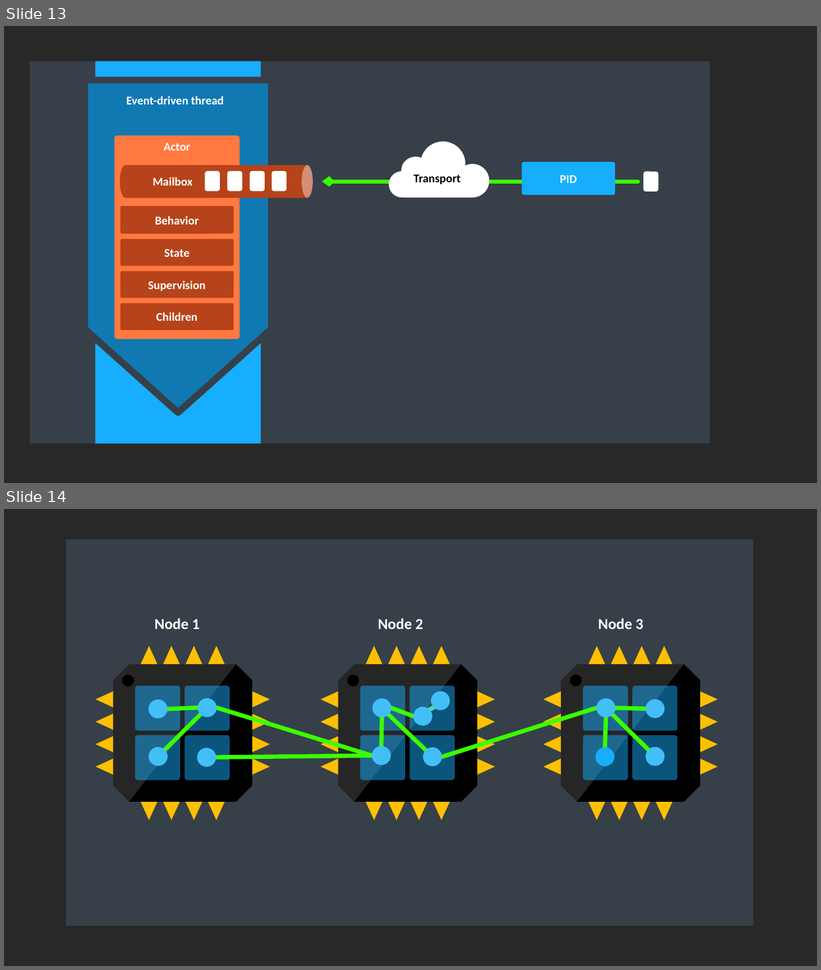
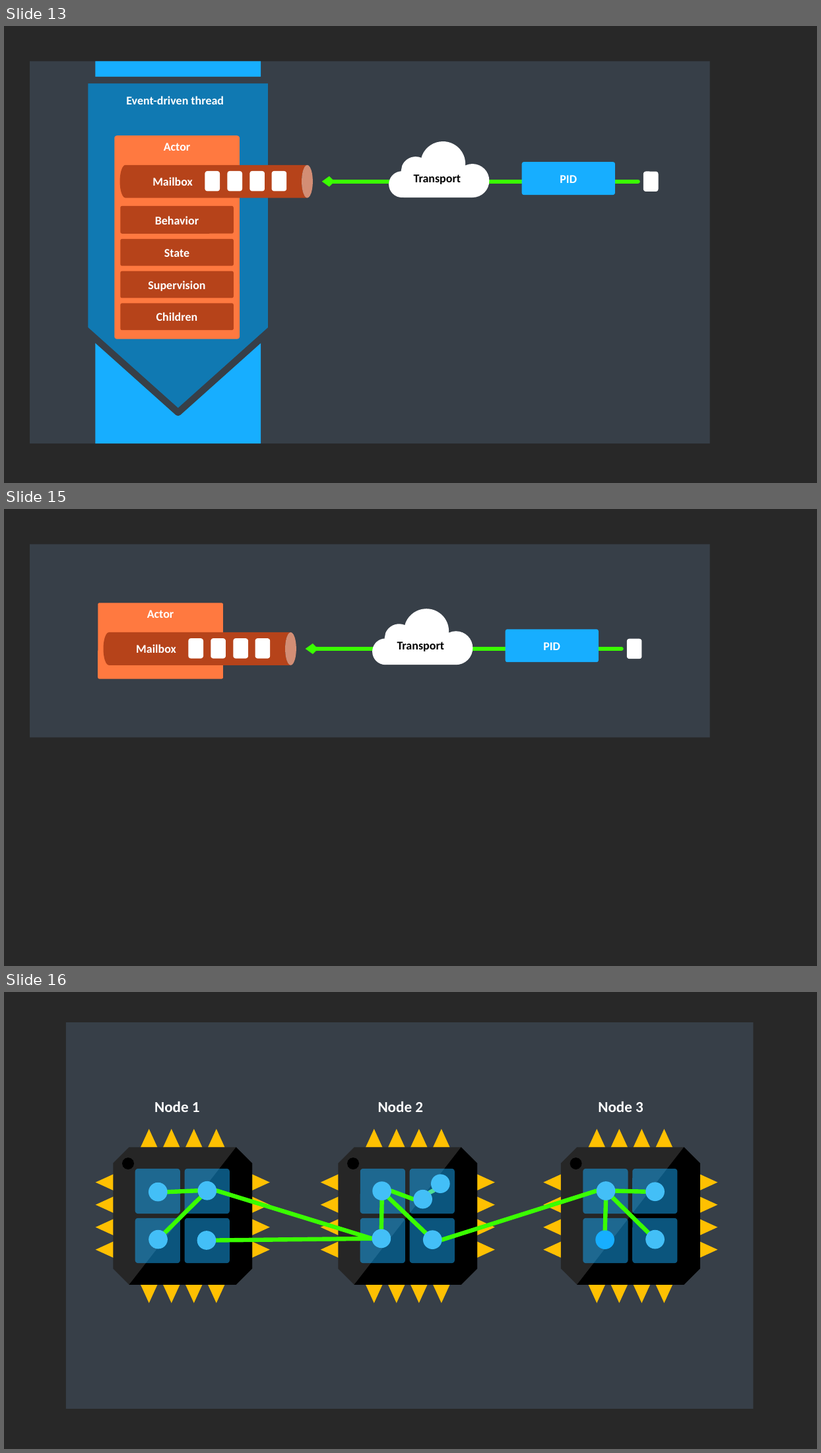
Before and after one commit to asynkron/website, a slide deck: media/logo.pptx. Shown one above the other, each under a label of ours: slides 13 and 14 before the commit, slides 13, 15 and 16 after it; the slides between them are not shown. The pictures are 821x970 and 821x1453 pixels, drawn with LibreOffice and Linux fonts; fonts in the diff are those of the drawing. Boxes give left, top, right and bottom in pixels: in the first picture for what was removed or moved away, otherwise in the second. Text is boxed around its words. In the diff, an @@ line names an element or a change of style, - is before the commit and + after.

```diff
--- a/media/logo.pptx
+++ b/media/logo.pptx
@@ slide 15 added at [4,509,817,966], background #282828 @@
@@ rectangle added at [30,545,710,738], fill #373F48 @@
@@ group added at [98,603,643,679]: 7 rounded rectangles, 2 texts, 1 arrow, 1 cylinder, 1 freeform shape @@
+PID
+Actor
+Mailbox
+Transport
@@ what was slide 14 is now slide 16 @@
```
Also in this commit, not shown: 1 other slide added, 3 other files.
